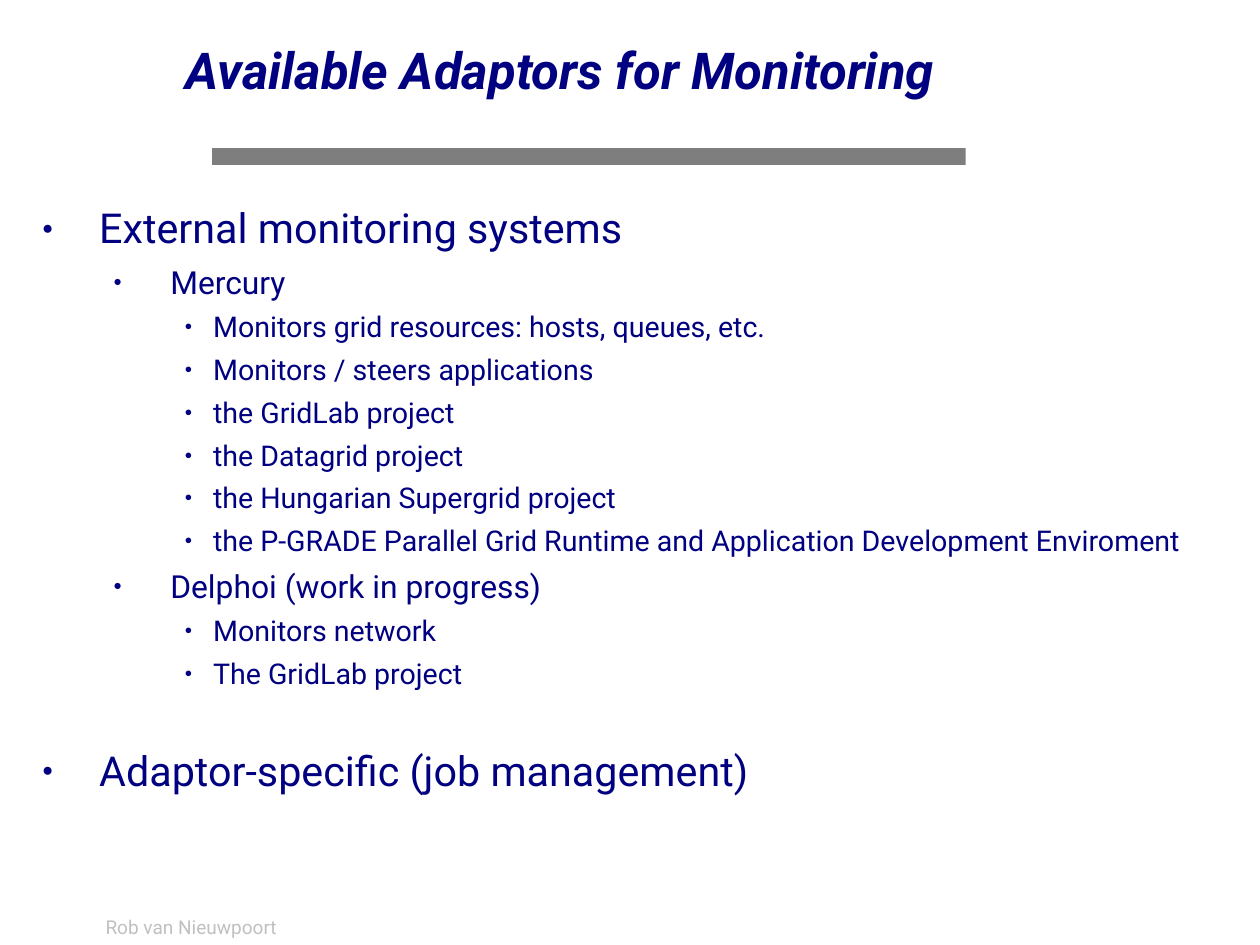
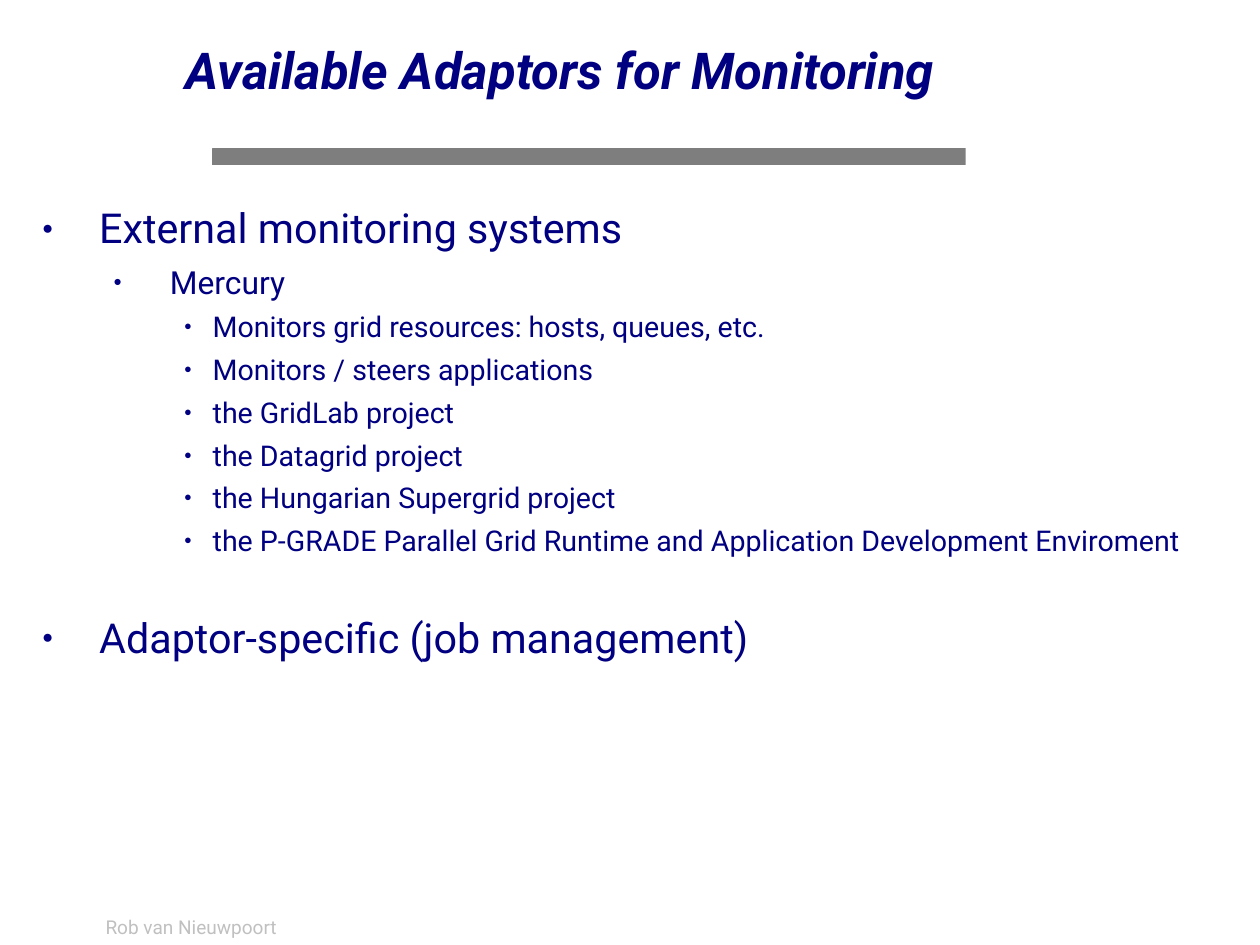
Before and after one commit to JungleComputing/javagat, a slide deck: slide 87 of doc/tutorial/tutorial.ppt (slide 88 before the commit). Drawn at 1260x945 pixels with LibreOffice and Linux fonts; fonts in the diff are those of the drawing; background and template pictures are left out. Boxes give left, top, right and bottom in pixels: in the first picture for what was removed or moved away, otherwise in the second. Text is boxed around its words. In the diff, an @@ line names an element or a change of style, - is before the commit and + after.

```diff
--- a/doc/tutorial/tutorial.ppt
+++ b/doc/tutorial/tutorial.ppt
@@ text "External monitoring systems" at bbox=[99, 212, 1179, 663]: indent changed @@
@@ text at bbox=[213, 619, 462, 690]: paragraphs removed @@
-  ● Delphoi (work in progress)
-    ● Monitors network
-    ● The GridLab project
```
Also in this commit, not shown: 76 other slides changed, 1 slide removed, 14 other files.
